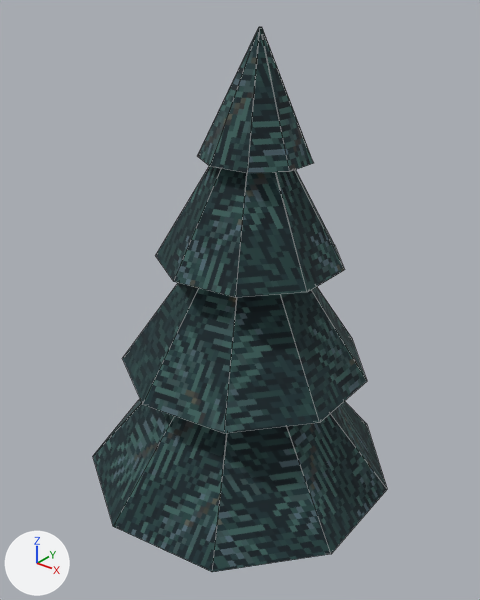
Renders of the glTF model ArenaTaticaUnity/Assets/ArenaTatica/Resources/Models/Mapa/pedreira/arvore.glb from each side of a commit.
Camera for both pictures: a 50 mm camera at (1.39, -1.7, 2.3) aimed at (-0.01, 0.06, 1.21). The axes (+X, +Y, +Z) are drawn at lower left. The lights are the same throughout. The picture after the commit comes second. Mesh edges are drawn as thin lines.

Objects in the first picture: 'pedreira_arvore'.
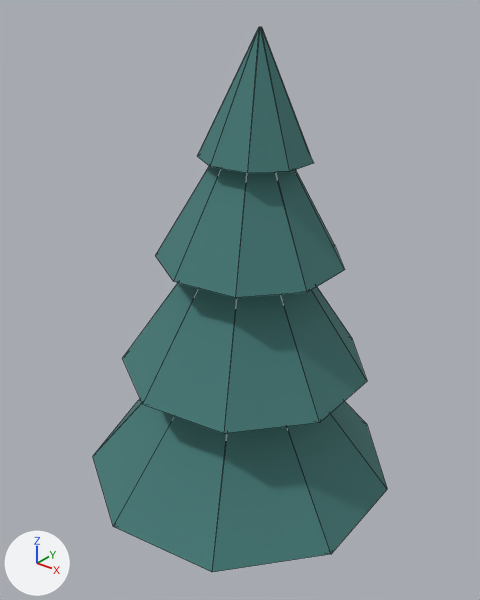
Pixel boxes (x1, y1, x2, y2) of what changed, in the pictures (480 x 600 px):
'pedreira_arvore', surface changed (lighter)
    both: (93, 27, 387, 572)

Patch to the scene script:
```diff
--- a/ArenaTaticaUnity/Assets/ArenaTatica/Resources/Models/Mapa/pedreira/arvore.glb.py
+++ b/ArenaTaticaUnity/Assets/ArenaTatica/Resources/Models/Mapa/pedreira/arvore.glb.py
@@ mat_pedreira_folhagem @@
 n0 = _N.new('ShaderNodeBsdfPrincipled'); n0.name = 'Principled BSDF'
-n0.inputs[2].default_value = 0.9  # 'Roughness'
+n0.inputs[2].default_value = 0.88  # 'Roughness'
 n1 = _N.new('ShaderNodeOutputMaterial'); n1.name = 'Material Output'
@@ mat_pedreira_folhagem @@
 n2 = _N.new('ShaderNodeMix'); n2.name = 'Mix'
 n2.inputs[0].default_value = 1.0  # 'Factor'
+n2.inputs[7].default_value = (0.055, 0.19, 0.18, 1.0)  # 'B', dark cyan #427976
 n3 = _N.new('ShaderNodeVertexColor'); n3.name = 'Color Attribute'
-n4 = _N.new('ShaderNodeTexImage'); n4.name = 'Image Texture'
-n4.image = img_pedreira_folhagem
-n4.interpolation = 'Closest'
 _L.new(n0.outputs[0], n1.inputs[0])  # 'BSDF' to 'Surface'
 _L.new(n2.outputs[2], n0.inputs[0])  # 'Result' to 'Base Color'
-_L.new(n3.outputs[0], n2.inputs[7])  # 'Color' to 'B'
-_L.new(n4.outputs[0], n2.inputs[6])  # 'Color' to 'A'
+_L.new(n3.outputs[0], n2.inputs[6])  # 'Color' to 'A'
```
